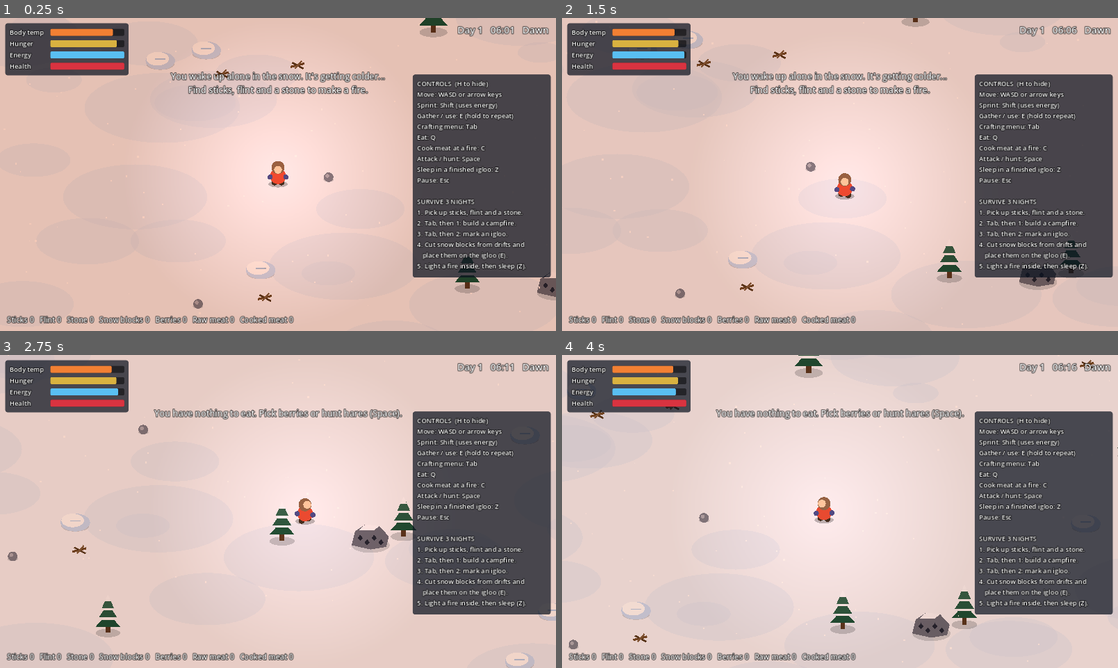
Above: before the commit, frames 1-4 (two rows, left to right).
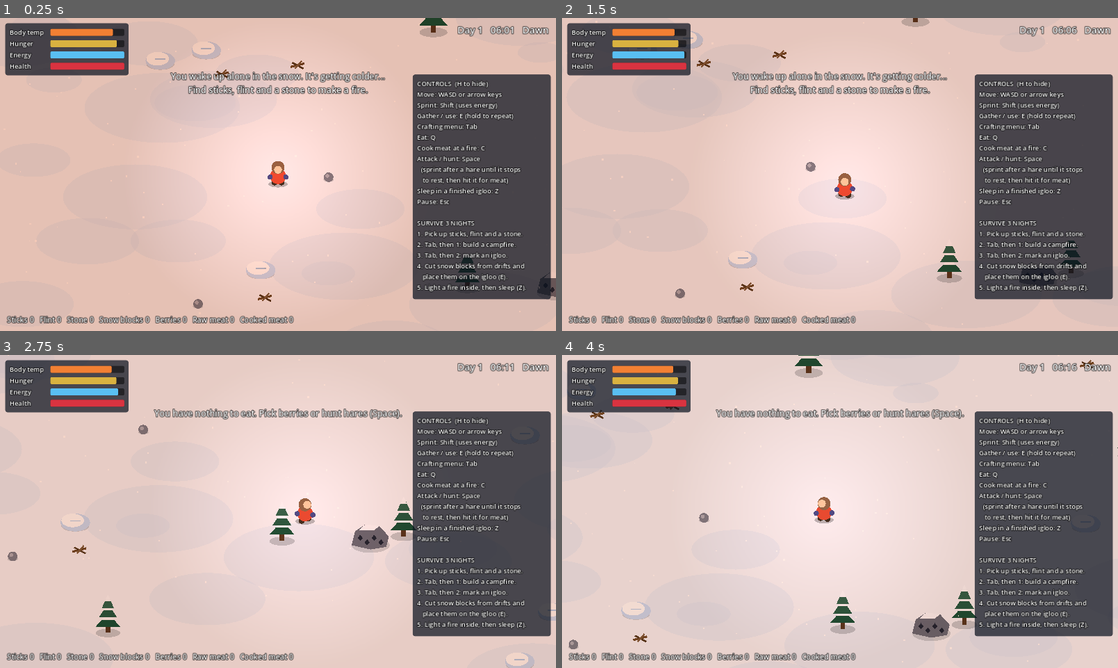
Above: after the commit, the same moments.

Repository: erik123567/Igloo
Game: Godot game, scene res://main.tscn
The game is run twice, just before and just after one commit, with the same random seed, the same clock (stepped at 60 frames per second) and the same inputs.
Inputs:
- Up to frame 1 (0.25 s): no input
- Up to frame 2 (1.5 s): tap Enter (continue) at 0.5, 1.35 s; hold D (move_right) 0.53-1.28 s; hold Enter (continue) 0.53-1.28 s; tap Space (attack) at 0.6 s; hold S (move_down) from 1.28 s (still down)
- Up to frame 3 (2.75 s): tap Q (eat) at 1.55, 2.1 s; release S (move_down) at 2.03 s; hold D (move_right) from 2.03 s (still down); hold Shift (sprint) from 2.03 s (still down)
- Up to frame 4 (4 s): release D (move_right) at 2.78 s; release Shift (sprint) at 2.78 s; hold W (move_up) 2.78-3.53 s; tap Shift (sprint) at 2.85 s; tap Space (attack) at 3.05, 3.6 s; hold A (move_left) from 3.53 s (still down); hold Enter (continue) from 3.53 s (still down)

The runs differ from the first frame. In frame 1, 3.6% of the frame differs, in the area x 74-100%, y 47-90%; in frame 2, 3.6%; in frame 3, 3.7%; in frame 4, 3.7%.

Commit message:
Make hunting hares easier and clearer
Hares now tire after a short sprint and stop to rest, attack reach is a
bit longer, and a [Space] prompt appears when an animal is in range.

Co-Authored-By: Claude Opus 5.5 <noreply@anthropic.com>
Claude-Session: https://claude.ai/code/session_01YCsowYakhHQPR7bwZeZjoV

Diff:
--- a/scripts/hare.gd
+++ b/scripts/hare.gd
@@ -2,11 +2,16 @@
 ## A snowshoe hare. Wanders by day and bolts when you get close. Sprint to catch it, Space to hunt.
 
 const WANDER_SPEED := 35.0
-const FLEE_SPEED := 165.0
+const FLEE_SPEED := 150.0    # sprinting is 210, so you can run it down
+const FLEE_STAMINA := 2.0    # seconds it can bolt before stopping to rest
+const REST_TIME := 1.2
 const SCARE_RANGE := 130.0
 
 var main
 var hit_radius := 8.0
+var display_name := "hare"
+var _flee_left := FLEE_STAMINA
+var _rest := 0.0
 var facing := Vector2.RIGHT
 var _dir := Vector2.RIGHT
 var _timer := 0.0
@@ -24,9 +29,17 @@
 		return
 	var to_p: Vector2 = main.player.position - position
 	var vel := Vector2.ZERO
-	if to_p.length() < SCARE_RANGE:
+	_rest = maxf(_rest - delta, 0.0)
+	if _rest > 0.0:
+		vel = Vector2.ZERO  # out of breath: your chance to strike
+	elif to_p.length() < SCARE_RANGE:
 		vel = -to_p.normalized() * FLEE_SPEED
+		_flee_left -= delta
+		if _flee_left <= 0.0:
+			_rest = REST_TIME
+			_flee_left = FLEE_STAMINA
 	else:
+		_flee_left = minf(_flee_left + delta * 0.5, FLEE_STAMINA)
 		_timer -= delta
 		if _timer <= 0.0:
 			_timer = randf_range(0.8, 2.5)
--- a/scripts/hud.gd
+++ b/scripts/hud.gd
@@ -15,6 +15,8 @@
 Eat: Q
 Cook meat at a fire: C
 Attack / hunt: Space
+  (sprint after a hare until it stops
+   to rest, then hit it for meat)
 Sleep in a finished igloo: Z
 Pause: Esc
 
@@ -281,7 +283,15 @@
 	_inv.text = "   ".join(PackedStringArray(parts))
 
 	var t = player.target
-	_prompt.text = t.get_prompt(player) if (t != null and is_instance_valid(t) and not main.game_over) else ""
+	var prey = player.prey
+	if main.game_over:
+		_prompt.text = ""
+	elif prey != null and is_instance_valid(prey):
+		_prompt.text = "[Space] Hit the %s" % prey.display_name
+	elif t != null and is_instance_valid(t):
+		_prompt.text = t.get_prompt(player)
+	else:
+		_prompt.text = ""
 
 	_status.text = _status_text()
 
--- a/scripts/player.gd
+++ b/scripts/player.gd
@@ -6,7 +6,7 @@
 const SPRINT_SPEED := 210.0
 const COLD_SLOW := 0.7             # speed multiplier when body temp is low
 const INTERACT_RANGE := 26.0
-const ATTACK_RANGE := 30.0
+const ATTACK_RANGE := 36.0
 
 const TEMP_DRAIN_DAY := 0.45       # body temp lost per second outside in daylight
 const TEMP_DRAIN_NIGHT := 1.3      # ... at night
@@ -37,6 +37,7 @@
 var is_moving := false
 var is_sprinting := false
 var target = null           # nearest thing you can use with E
+var prey = null             # nearest animal you could hit with Space
 var warmth_source := ""     # "fire", "igloo" or ""
 var dead := false
 
@@ -86,6 +87,7 @@
 	_move(delta)
 	_update_stats(delta)
 	_find_target()
+	prey = _nearest_attackable(ATTACK_RANGE + 30.0)
 	_handle_actions()
 	_light.energy = 0.55 * main.get_night_factor()
 	queue_redraw()
@@ -188,15 +190,23 @@
 	_attack_cd = 0.45
 	_swing = 0.18
 	energy = maxf(energy - 3.0, 0.0)
+	var best = _nearest_attackable(ATTACK_RANGE)
+	if best != null:
+		facing = (best.position - position).normalized()
+		best.take_hit(self)
+
+
+func _nearest_attackable(reach: float):
 	var best = null
 	var bd := INF
 	for n in get_tree().get_nodes_in_group("attackable"):
+		if n.is_queued_for_deletion():
+			continue
 		var d: float = position.distance_to(n.position)
-		if d < ATTACK_RANGE + n.hit_radius and d < bd:
+		if d < reach + n.hit_radius and d < bd:
 			bd = d
 			best = n
-	if best != null:
-		best.take_hit(self)
+	return best
 
 
 func _eat() -> void:
--- a/scripts/wolf.gd
+++ b/scripts/wolf.gd
@@ -13,6 +13,7 @@
 var main
 var hp := MAX_HP
 var hit_radius := 12.0
+var display_name := "wolf"
 var leaving := false
 var facing := Vector2.RIGHT
 
